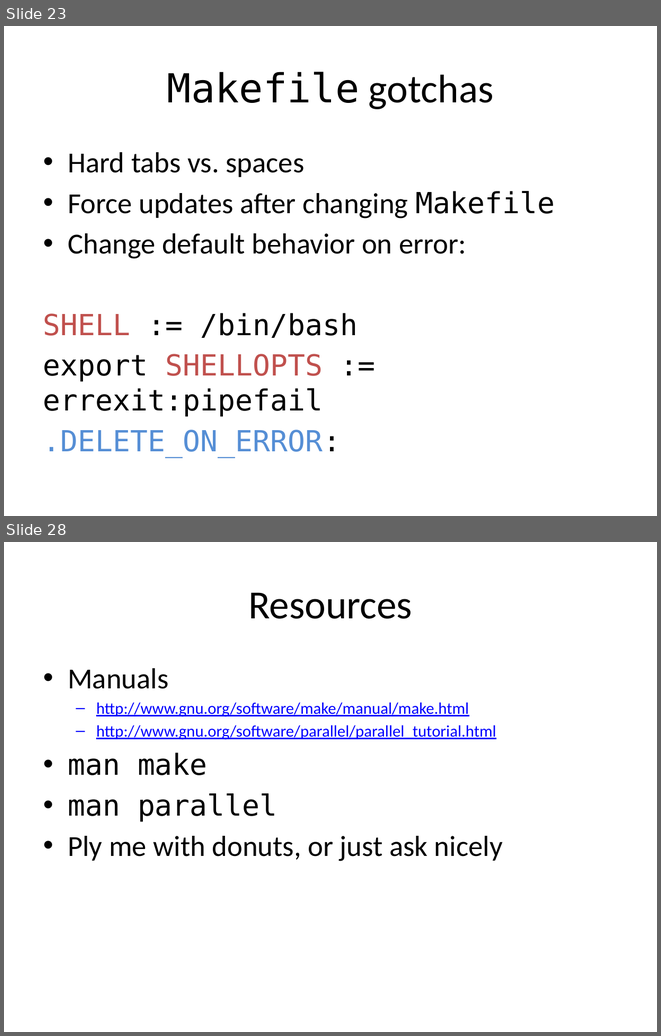
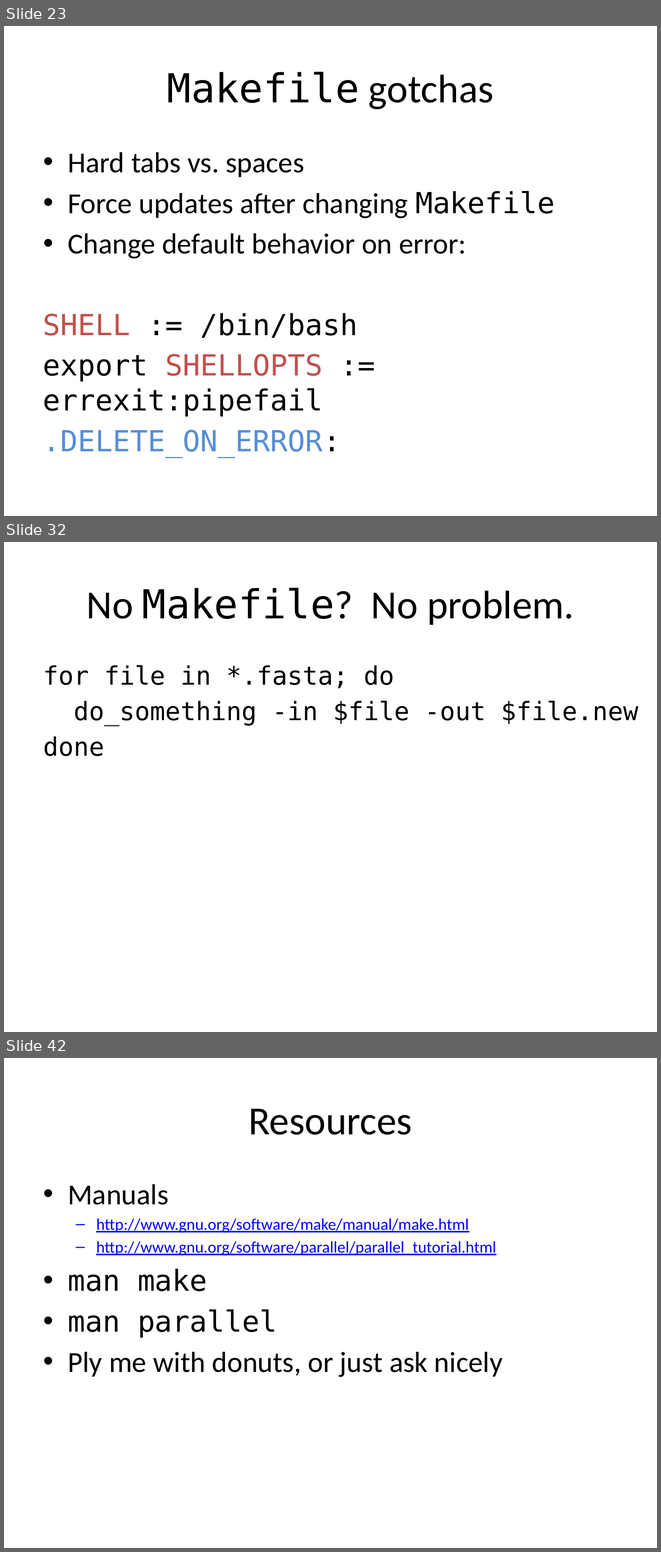
Before and after one commit to tsibley/Workflows-and-Parallel-Processing, a slide deck: CBG-2014-05-06.pptx. Shown one above the other, each under a label of ours: slides 23 and 28 before the commit, slides 23, 32 and 42 after it; the slides between them are not shown. The pictures are 661x1036 and 661x1552 pixels, drawn with LibreOffice and Linux fonts; fonts in the diff are those of the drawing. Boxes give left, top, right and bottom in pixels: in the first picture for what was removed or moved away, otherwise in the second. Text is boxed around its words. In the diff, an @@ line names an element or a change of style, - is before the commit and + after.

```diff
--- a/CBG-2014-05-06.pptx
+++ b/CBG-2014-05-06.pptx
@@ slide 32 added at (4, 542, 657, 1032), background #FFFFFF @@
@@ title added at (87, 588, 574, 625), 44 pt, text #000000 @@
+No Makefile? No problem.
@@ text added at (43, 665, 638, 756), 28 pt, text #000000 @@
+for file in *.fasta; do
+do_something -in $file -out $file.new
+done
@@ what was slide 28 is now slide 42 @@
```
Also in this commit, not shown: 3 slides changed, 14 other slides added, 1 slide removed.
